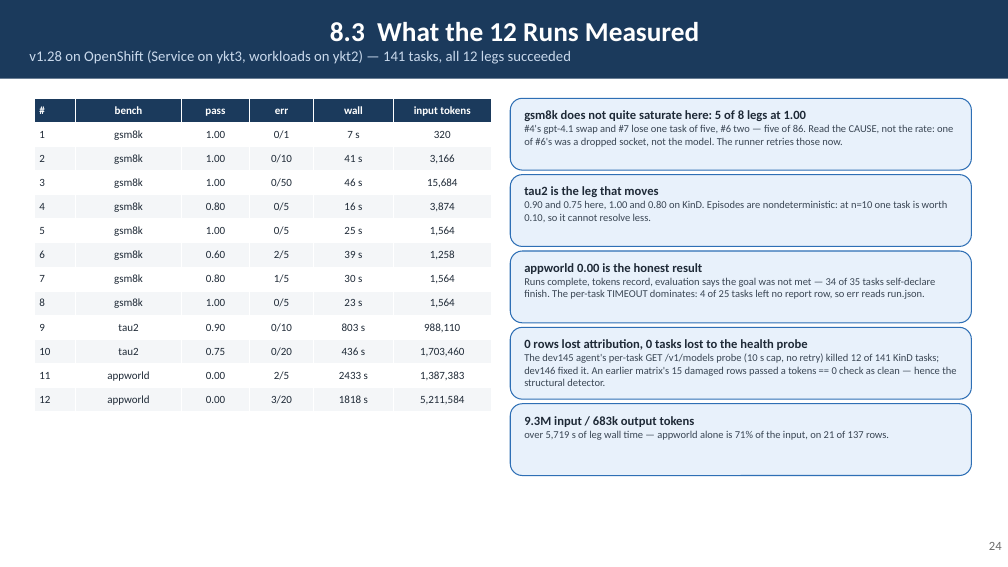
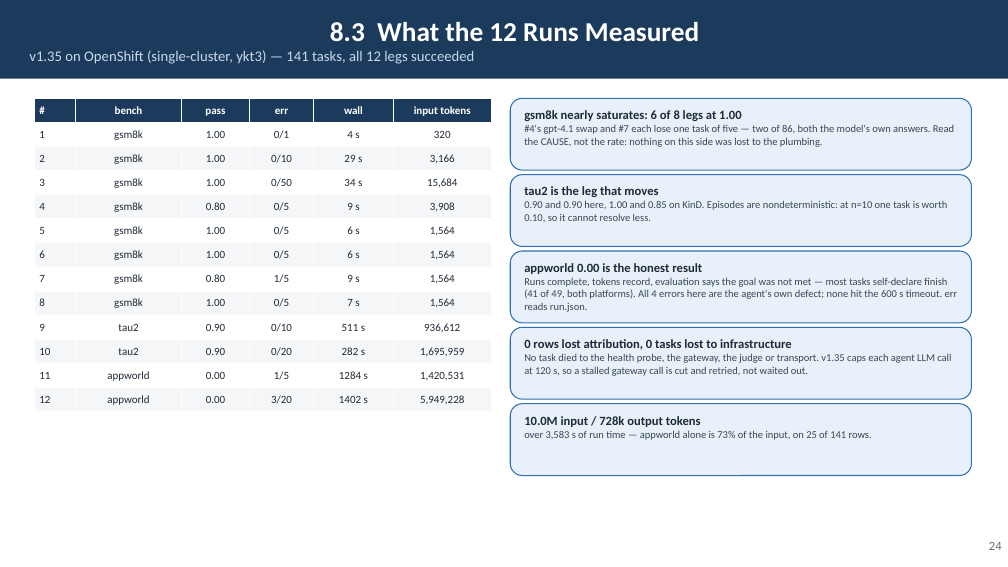
Before and after one commit to rossoctl/autobench, a slide deck: slide 24 of docs/AutoBench.pptx. Drawn at 1008x567 pixels with LibreOffice and Linux fonts; fonts in the diff are those of the drawing. Boxes give left, top, right and bottom in pixels: in the first picture for what was removed or moved away, otherwise in the second. Text is boxed around its words. In the diff, an @@ line names an element or a change of style, - is before the commit and + after.

```diff
--- a/docs/AutoBench.pptx
+++ b/docs/AutoBench.pptx
@@ text in rectangle at (29, 50, 474, 64): text changed @@
-v1.28 on OpenShift (Service on ykt3, workloads on ykt2) — 141 tasks, all 12 legs succeeded
+v1.35 on OpenShift (single-cluster, ykt3) — 141 tasks, all 12 legs succeeded
@@ table at (34, 98, 492, 412) @@
-row 2, column 5: 7 s
+row 2, column 5: 4 s
-row 3, column 5: 41 s
+row 3, column 5: 29 s
-row 4, column 5: 46 s
+row 4, column 5: 34 s
-row 5, column 5: 16 s
+row 5, column 5: 9 s
-row 5, column 6: 3,874
+row 5, column 6: 3,908
-row 6, column 5: 25 s
+row 6, column 5: 6 s
-row 7: 6 | gsm8k | 0.60 | 2/5 | 39 s | 1,258
+row 7: 6 | gsm8k | 1.00 | 0/5 | 6 s | 1,564
-row 8, column 5: 30 s
+row 8, column 5: 9 s
-row 9, column 5: 23 s
+row 9, column 5: 7 s
-row 10, column 5: 803 s
+row 10, column 5: 511 s
-row 10, column 6: 988,110
+row 10, column 6: 936,612
-row 11: 10 | tau2 | 0.75 | 0/20 | 436 s | 1,703,460
+row 11: 10 | tau2 | 0.90 | 0/20 | 282 s | 1,695,959
-row 12: 11 | appworld | 0.00 | 2/5 | 2433 s | 1,387,383
+row 12: 11 | appworld | 0.00 | 1/5 | 1284 s | 1,420,531
-row 13, column 5: 1818 s
+row 13, column 5: 1402 s
-row 13, column 6: 5,211,584
+row 13, column 6: 5,949,228
@@ text in rounded rectangle at (524, 110, 954, 147): text changed @@
-gsm8k does not quite saturate here: 5 of 8 legs at 1.00
-#4's gpt-4.1 swap and #7 lose one task of five, #6 two — five of 86. Read the CAUSE, not the rate: one of #6's was a dropped socket, not the model. The runner retries those now.
+gsm8k nearly saturates: 6 of 8 legs at 1.00
+#4's gpt-4.1 swap and #7 each lose one task of five — two of 86, both the model's own answers. Read the CAUSE, not the rate: nothing on this side was lost to the plumbing.
@@ text in rounded rectangle at (524, 200, 948, 222): text changed @@
-0.90 and 0.75 here, 1.00 and 0.80 on KinD. Episodes are nondeterministic: at n=10 one task is worth 0.10, so it cannot resolve less.
+0.90 and 0.90 here, 1.00 and 0.85 on KinD. Episodes are nondeterministic: at n=10 one task is worth 0.10, so it cannot resolve less.
@@ text in rounded rectangle at (524, 277, 958, 312): text changed @@
-Runs complete, tokens record, evaluation says the goal was not met — 34 of 35 tasks self-declare finish. The per-task TIMEOUT dominates: 4 of 25 tasks left no report row, so err reads run.json.
+Runs complete, tokens record, evaluation says the goal was not met — most tasks self-declare finish (41 of 49, both platforms). All 4 errors here are the agent's own defect; none hit the 600 s timeout. err reads run.json.
@@ text in rounded rectangle at (524, 339, 951, 376): text changed @@
-0 rows lost attribution, 0 tasks lost to the health probe
-The dev145 agent's per-task GET /v1/models probe (10 s cap, no retry) killed 12 of 141 KinD tasks; dev146 fixed it. An earlier matrix's 15 damaged rows passed a tokens == 0 check as clean — hence the structural detector.
+0 rows lost attribution, 0 tasks lost to infrastructure
+No task died to the health probe, the gateway, the judge or transport. v1.35 caps each agent LLM call at 120 s, so a stalled gateway call is cut and retried, not waited out.
@@ text in rounded rectangle at (524, 416, 872, 440): text changed @@
-9.3M input / 683k output tokens
-over 5,719 s of leg wall time — appworld alone is 71% of the input, on 21 of 137 rows.
+10.0M input / 728k output tokens
+over 3,583 s of run time — appworld alone is 73% of the input, on 25 of 141 rows.
```
Also in this commit, not shown: 18 other slides changed, 4 other files.
